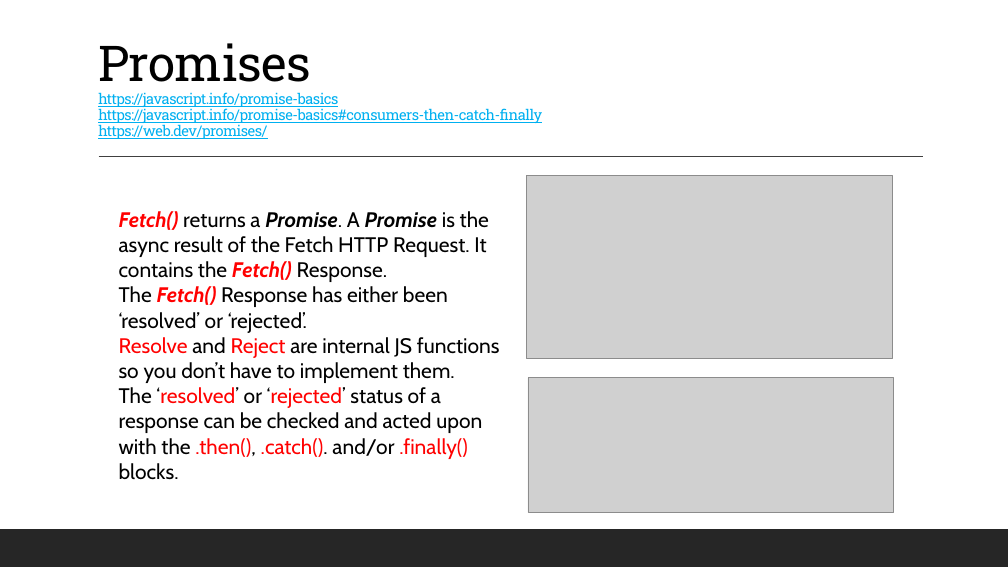
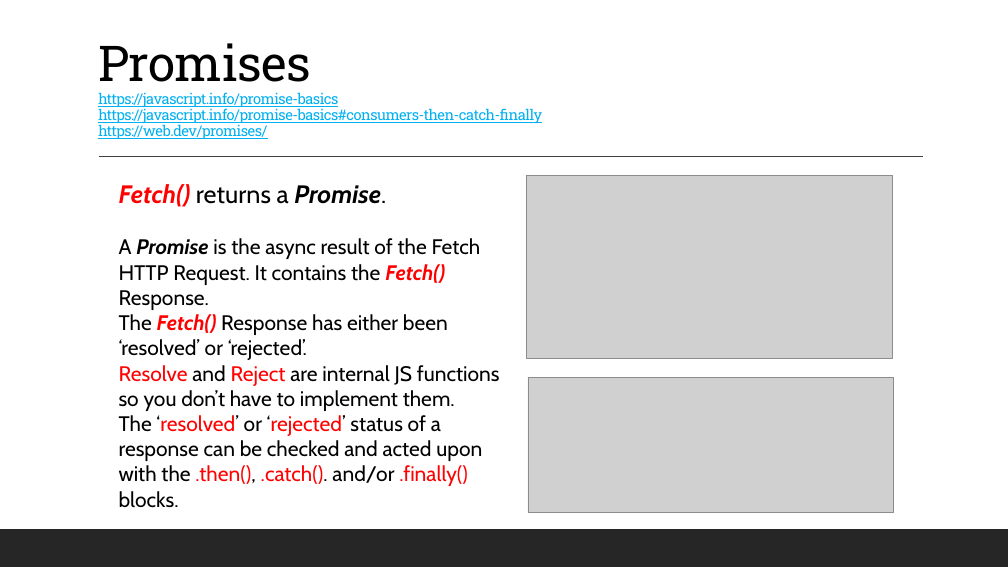
Before and after one commit to 12062021-dynamics365-uta/12062021-batch-repo, a slide deck: slide 7 of pdfs/w3/D25_.NET_FetchAPI.pptx. Drawn at 1008x567 pixels with LibreOffice and Linux fonts; fonts in the diff are those of the drawing; grey boxes stand for pictures. Boxes give left, top, right and bottom in pixels: in the first picture for what was removed or moved away, otherwise in the second. Text is boxed around its words. In the diff, an @@ line names an element or a change of style, - is before the commit and + after.

```diff
--- a/pdfs/w3/D25_.NET_FetchAPI.pptx
+++ b/pdfs/w3/D25_.NET_FetchAPI.pptx
@@ text at (x1=119, y1=184, x2=481, y2=310): text changed @@
-Fetch() returns a Promise. A Promise is the async result of the Fetch HTTP Request. It contains the Fetch() Response.
+Fetch() returns a Promise.
+A Promise is the async result of the Fetch HTTP Request. It contains the Fetch() Response.
```
Also in this commit, not shown: 1 other slide changed, 3 other files.
